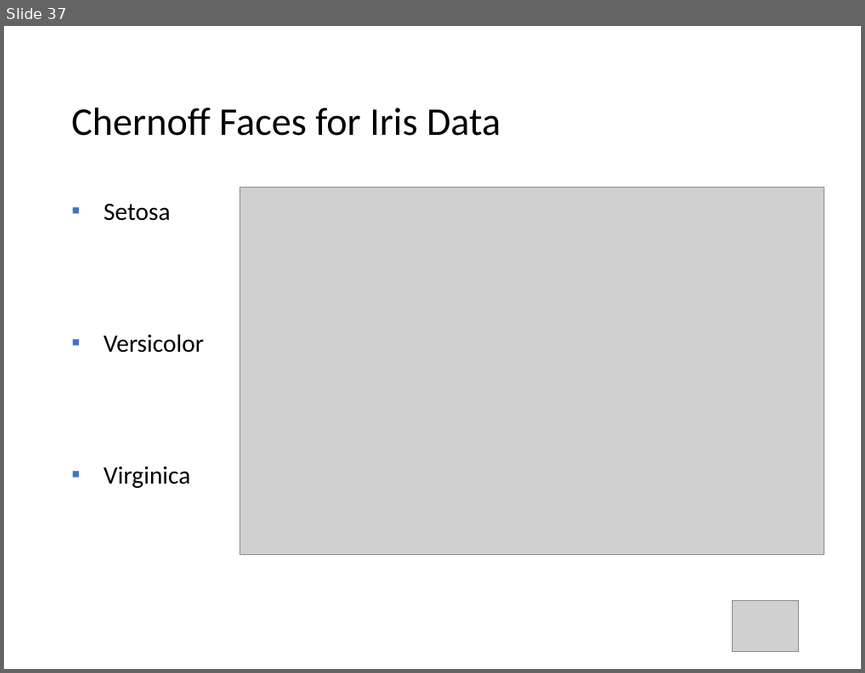
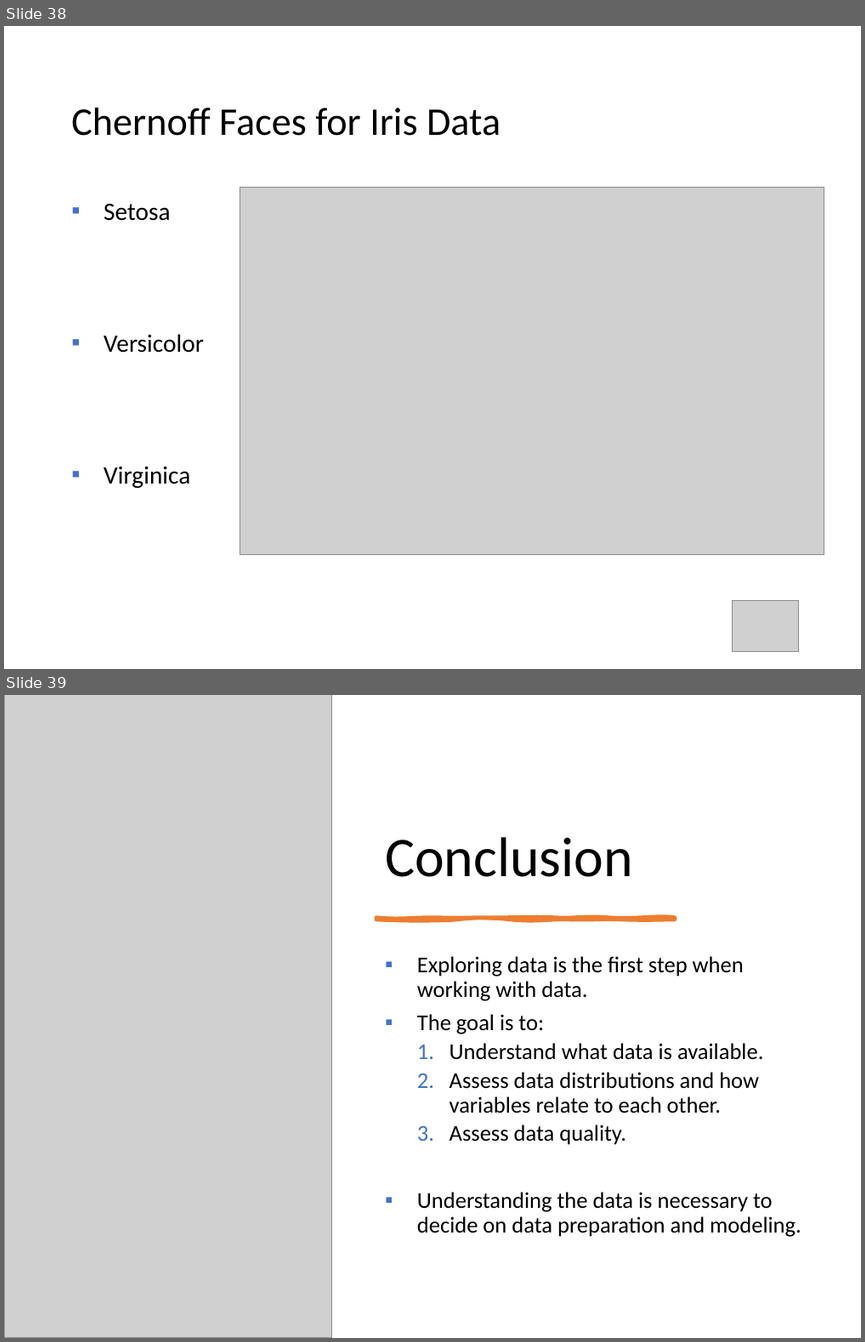
Before and after one commit to mhahsler/Introduction_to_Data_Mining_R_Examples, a slide deck: slides/chap2_exploration.pptx. Shown one above the other, each under a label of ours: slide 37 before the commit, slides 38 and 39 after it. The pictures are 865x673 and 865x1342 pixels, drawn with LibreOffice and Linux fonts; fonts in the diff are those of the drawing; grey boxes stand for pictures. Boxes give left, top, right and bottom in pixels: in the first picture for what was removed or moved away, otherwise in the second. Text is boxed around its words. In the diff, an @@ line names an element or a change of style, - is before the commit and + after.

Commit message:
Added conclusion slide.

```diff
--- a/slides/chap2_exploration.pptx
+++ b/slides/chap2_exploration.pptx
@@ slide 39 added at bbox=[4, 695, 861, 1338], background #FFFFFF @@
@@ picture added at bbox=[4, 695, 331, 1338] @@
@@ title added at bbox=[385, 837, 633, 877], 47 pt, text #000000 @@
+Conclusion
@@ freeform shape added at bbox=[376, 918, 675, 919], fill #ED7D31, outline #ED7D31 3.5 pt @@
@@ text added at bbox=[417, 956, 801, 1236], 19 pt, text #000000 @@
+▪ Exploring data is the first step when working with data.
+▪ The goal is to:
+  1. Understand what data is available.
+  2. Assess data distributions and how variables relate to each other.
+  3. Assess data quality.
+▪ Understanding the data is necessary to decide on data preparation and modeling.
@@ what was slide 37 is now slide 38 @@
```
Also in this commit, not shown: 1 slide changed, 1 other slide added, 1 other file.
